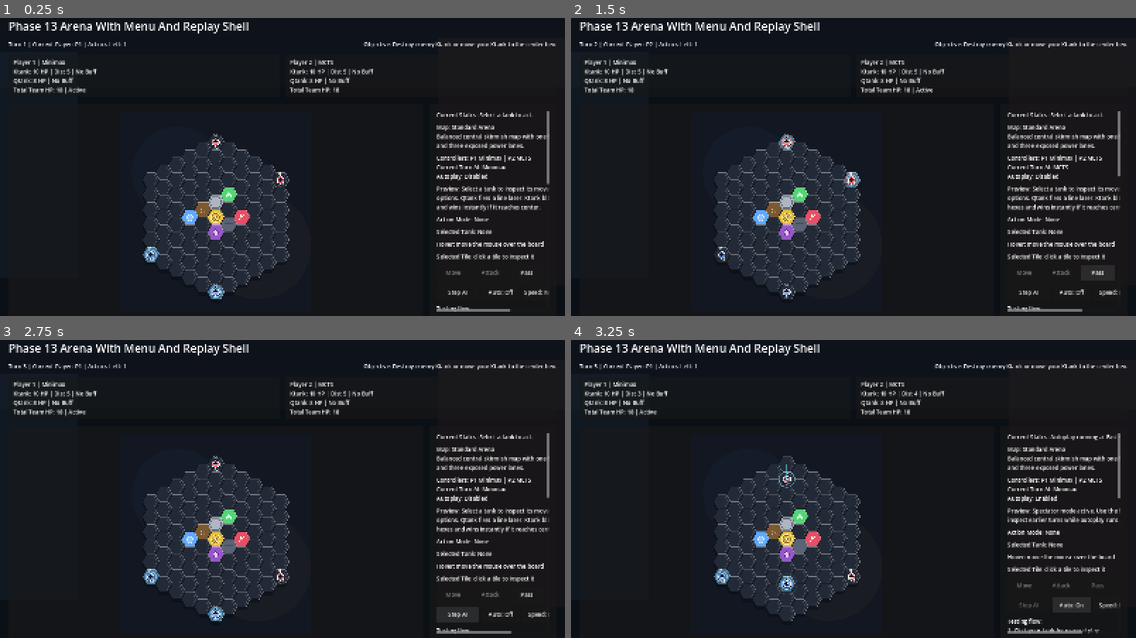
Above: before the commit, frames 1-4 (two rows, left to right).
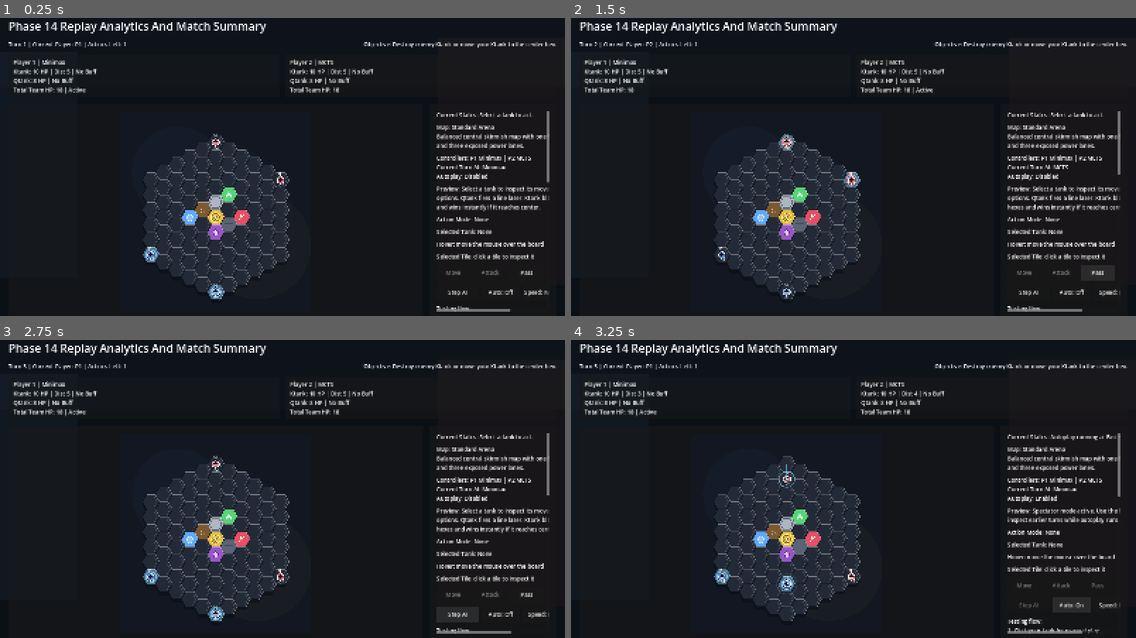
Above: after the commit, the same moments.

Repository: Arvi-Saleque/Hex-Siege-Arena
Game: Godot game, scene res://scenes/match/match_root.tscn
Two runs of this game, one before a commit and one after it. Both use one fixed random seed, a clock stepped at 60 frames per second and the inputs below. This scene is started directly instead of the project's main scene. Sound files missing from this copy of the repository are replaced by a short silence.
Inputs:
- Up to frame 1 (0.25 s): no input
- Up to frame 2 (1.5 s): click "Speed: Normal" at 0.5 s; click "Pass" at 1.25 s
- Up to frame 3 (2.75 s): click "Step AI" at 2 s
- Up to frame 4 (3.25 s): click "Auto: Off" at 2.75 s

The runs differ from the first frame. In frame 1, 0.7% of the frame differs, in the area x 9-98%, y 1-56%; in frame 2, 0.7%; in frame 3, 0.7%; in frame 4, 0.7%.

Commit message:
phase14: add replay analytics and post-match summary

Diff:
--- a/scripts/core/app_state.gd
+++ b/scripts/core/app_state.gd
@@ -5,8 +5,8 @@
 const DEFAULT_REPLAY_SCENE := "res://scenes/replay/replay_shell.tscn"
 const DEFAULT_SETTINGS_SCENE := "res://scenes/settings/settings_root.tscn"
 
-var project_phase: int = 13
-var build_label: String = "phase13-menu-settings-and-replay-shell"
+var project_phase: int = 14
+var build_label: String = "phase14-replay-analytics-and-post-match"
 var current_match_config: MatchConfig = MatchConfig.new()
 var current_replay: ReplayRecord = ReplayRecord.new()
 var last_action_explanation: ActionExplanation = ActionExplanation.new()
--- /dev/null
+++ b/scripts/replay/replay_analytics.gd
@@ -0,0 +1,107 @@
+class_name ReplayAnalytics
+extends RefCounted
+
+
+static func build_summary(replay: ReplayRecord) -> Dictionary:
+	var summary: Dictionary = {
+		"winner_label": replay.winner_label if replay.winner_label != "" else "Pending",
+		"map_name": str(replay.metadata.get("map_name", "Unknown Map")),
+		"total_turns": replay.turns.size(),
+		"player_damage": {1: 0, 2: 0},
+		"pickups": {1: 0, 2: 0},
+		"extra_actions": {1: 0, 2: 0},
+		"tank_kills": {1: 0, 2: 0},
+		"attack_actions": {1: 0, 2: 0},
+		"move_actions": {1: 0, 2: 0},
+		"pass_actions": {1: 0, 2: 0},
+		"ai_time_ms": {1: [], 2: []},
+		"win_reason": "Unfinished",
+	}
+
+	for turn_data: Dictionary in replay.turns:
+		var player_id: int = int(turn_data.get("player", 0))
+		var action_type: int = int(turn_data.get("action_type", -1))
+		var metrics: Dictionary = turn_data.get("metrics", {})
+		var events: Array = turn_data.get("event_data", [])
+
+		match action_type:
+			GameTypes.ActionType.MOVE:
+				_increment_bucket(summary["move_actions"], player_id)
+			GameTypes.ActionType.ATTACK:
+				_increment_bucket(summary["attack_actions"], player_id)
+			GameTypes.ActionType.PASS:
+				_increment_bucket(summary["pass_actions"], player_id)
+			_:
+				pass
+
+		if metrics.has("elapsed_ms"):
+			var timing_bucket: Dictionary = summary["ai_time_ms"]
+			var times: Array = timing_bucket.get(player_id, [])
+			times.append(float(metrics.get("elapsed_ms", 0.0)))
+			timing_bucket[player_id] = times
+
+		for event_item: Dictionary in events:
+			var event_name: String = str(event_item.get("event_name", ""))
+			var payload: Dictionary = event_item.get("payload", {})
+			match event_name:
+				"hit_tank":
+					_increment_bucket(summary["player_damage"], player_id, int(payload.get("damage", 0)))
+				"power_up":
+					_increment_bucket(summary["pickups"], player_id)
+				"extra_action_granted":
+					_increment_bucket(summary["extra_actions"], int(payload.get("player", player_id)))
+				"tank_destroyed":
+					_increment_bucket(summary["tank_kills"], player_id)
+				"win_center":
+					summary["win_reason"] = "Center Capture"
+				"win_ktank_destroyed":
+					summary["win_reason"] = "Enemy Ktank Destroyed"
+				"draw_turn_limit":
+					summary["win_reason"] = "Turn Limit Draw"
+				"draw_repetition":
+					summary["win_reason"] = "Repetition Draw"
+				_:
+					pass
+
+	summary["avg_ai_time_ms"] = {
+		1: _average_time(summary["ai_time_ms"].get(1, [])),
+		2: _average_time(summary["ai_time_ms"].get(2, [])),
+	}
+	return summary
+
+
+static func format_summary_text(summary: Dictionary) -> String:
+	var damage_bucket: Dictionary = summary.get("player_damage", {})
+	var pickup_bucket: Dictionary = summary.get("pickups", {})
+	var extra_bucket: Dictionary = summary.get("extra_actions", {})
+	var kill_bucket: Dictionary = summary.get("tank_kills", {})
+	var avg_bucket: Dictionary = summary.get("avg_ai_time_ms", {})
+	return "Winner: %s\nMap: %s\nWin Condition: %s\nTurns Recorded: %d\n\nP1 Damage: %d | Pickups: %d | Extra Actions: %d | Kills: %d\nP2 Damage: %d | Pickups: %d | Extra Actions: %d | Kills: %d\n\nP1 Avg Think Time: %.0f ms\nP2 Avg Think Time: %.0f ms" % [
+		str(summary.get("winner_label", "Pending")),
+		str(summary.get("map_name", "Unknown Map")),
+		str(summary.get("win_reason", "Unfinished")),
+		int(summary.get("total_turns", 0)),
+		int(damage_bucket.get(1, 0)),
+		int(pickup_bucket.get(1, 0)),
+		int(extra_bucket.get(1, 0)),
+		int(kill_bucket.get(1, 0)),
+		int(damage_bucket.get(2, 0)),
+		int(pickup_bucket.get(2, 0)),
+		int(extra_bucket.get(2, 0)),
+		int(kill_bucket.get(2, 0)),
+		float(avg_bucket.get(1, 0.0)),
+		float(avg_bucket.get(2, 0.0)),
+	]
+
+
+static func _increment_bucket(bucket: Dictionary, key: int, amount: int = 1) -> void:
+	bucket[key] = int(bucket.get(key, 0)) + amount
+
+
+static func _average_time(values: Array) -> float:
+	if values.is_empty():
+		return 0.0
+	var total: float = 0.0
+	for value: Variant in values:
+		total += float(value)
+	return total / float(values.size())
--- a/scripts/ui/match_root.gd
+++ b/scripts/ui/match_root.gd
@@ -19,6 +19,7 @@
 var _explanation_label: Label
 var _preview_label: Label
 var _stats_label: Label
+var _post_match_label: Label
 var _player_one_label: Label
 var _player_two_label: Label
 var _event_log: RichTextLabel
@@ -84,7 +85,7 @@
 	root_margin.add_child(layout)
 
 	var title = Label.new()
-	title.text = "Phase 13 Arena With Menu And Replay Shell"
+	title.text = "Phase 14 Replay Analytics And Match Summary"
 	title.add_theme_font_size_override("font_size", 32)
 	layout.add_child(title)
 
@@ -299,6 +300,10 @@
 	_stats_label = Label.new()
 	_stats_label.autowrap_mode = TextServer.AUTOWRAP_WORD_SMART
 	sidebar_layout.add_child(_stats_label)
+
+	_post_match_label = Label.new()
+	_post_match_label.autowrap_mode = TextServer.AUTOWRAP_WORD_SMART
+	sidebar_layout.add_child(_post_match_label)
 
 	var history_title = Label.new()
 	history_title.text = "Turn History"
@@ -349,6 +354,7 @@
 	_explanation_label.text = _explanation_text()
 	_preview_label.text = _preview_text()
 	_stats_label.text = _stats_text()
+	_post_match_label.text = _post_match_text()
 	_autoplay_button.text = "Auto: %s" % ("On" if _autoplay_enabled else "Off")
 	_speed_button.text = "Speed: %s" % AUTOPLAY_SPEED_LABELS[_autoplay_speed_index]
 
@@ -662,6 +668,7 @@
 	if _game_state.game_over:
 		_disable_autoplay()
 		AppState.current_replay.winner_label = _winner_label()
+		AppState.current_replay.metadata["winner_label"] = AppState.current_replay.winner_label
 	AppState.last_action_explanation = explanation
 	EventBus.action_explanation_updated.emit(explanation)
 	_record_turn_snapshot(acting_turn, acting_player, source_label, action, explanation)
@@ -670,8 +677,13 @@
 
 func _record_turn_snapshot(acting_turn: int, acting_player: int, source_label: String, action: ActionData, explanation: ActionExplanation) -> void:
 	var event_lines: Array[String] = []
+	var event_data: Array[Dictionary] = []
 	for event_item: GameEvent in _game_state.last_events:
 		event_lines.append(_format_event(event_item))
+		event_data.append({
+			"event_name": event_item.event_name,
+			"payload": event_item.payload.duplicate(true),
+		})
 
 	var snapshot: Dictionary = {
 		"turn": acting_turn,
@@ -684,6 +696,7 @@
 		"score": explanation.score,
 		"metrics": explanation.metrics.duplicate(true),
 		"events": event_lines,
+		"event_data": event_data,
 		"state_hash": _game_state.get_state_hash(),
 	}
 	AppState.current_replay.add_turn(snapshot)
@@ -818,13 +831,23 @@
 		return "Arena Stats: no recorded turns yet.\nUse Step AI or Auto to begin."
 
 	var latest: Dictionary = AppState.current_replay.turns[total_turns - 1]
-	return "Arena Stats: %d recorded turns\nLatest: T%d P%d via %s\nState Hash: %s" % [
+	var analytics: Dictionary = ReplayAnalytics.build_summary(AppState.current_replay)
+	var damage_bucket: Dictionary = analytics.get("player_damage", {})
+	return "Arena Stats: %d recorded turns\nLatest: T%d P%d via %s\nState Hash: %s\nDamage P1/P2: %d / %d" % [
 		total_turns,
 		latest.get("turn", 0),
 		latest.get("player", 0),
 		latest.get("source", "Unknown"),
 		latest.get("state_hash", ""),
+		int(damage_bucket.get(1, 0)),
+		int(damage_bucket.get(2, 0)),
 	]
+
+
+func _post_match_text() -> String:
+	if not _game_state.game_over:
+		return ""
+	return "Post-Match Summary:\n%s" % ReplayAnalytics.format_summary_text(ReplayAnalytics.build_summary(AppState.current_replay))
 
 
 func _objective_text() -> String:
--- a/scripts/ui/replay_shell.gd
+++ b/scripts/ui/replay_shell.gd
@@ -7,6 +7,7 @@
 var _restart_button: Button
 var _turn_list: ItemList
 var _summary_label: Label
+var _analytics_label: Label
 var _detail_label: Label
 var _timer: Timer
 var _current_index: int = -1
@@ -38,13 +39,17 @@
 	root_margin.add_child(layout)
 
 	var title := Label.new()
-	title.text = "Replay Viewer"
+	title.text = "Replay Viewer And Analytics"
 	title.add_theme_font_size_override("font_size", 32)
 	layout.add_child(title)
 
 	_summary_label = Label.new()
 	_summary_label.autowrap_mode = TextServer.AUTOWRAP_WORD_SMART
 	layout.add_child(_summary_label)
+
+	_analytics_label = Label.new()
+	_analytics_label.autowrap_mode = TextServer.AUTOWRAP_WORD_SMART
+	layout.add_child(_analytics_label)
 
 	var controls := HBoxContainer.new()
 	controls.add_theme_constant_override("separation", 10)
@@ -130,7 +135,8 @@
 	var map_name: String = str(replay.metadata.get("map_name", "Unknown Map"))
 	var p1_label: String = str(replay.metadata.get("player_one_controller", "Unknown"))
 	var p2_label: String = str(replay.metadata.get("player_two_controller", "Unknown"))
-	_summary_label.text = "Replay shell for the current recorded match.\nMap: %s | P1: %s | P2: %s | Turns: %d" % [map_name, p1_label, p2_label, replay.turns.size()]
+	_summary_label.text = "Replay shell for the current recorded match.\nMap: %s | P1: %s | P2: %s | Turns: %d | Winner: %s" % [map_name, p1_label, p2_label, replay.turns.size(), replay.winner_label if replay.winner_label != "" else "Pending"]
+	_analytics_label.text = ReplayAnalytics.format_summary_text(ReplayAnalytics.build_summary(replay))
 
 	_turn_list.clear()
 	for index in range(replay.turns.size()):
@@ -139,6 +145,7 @@
 
 	if replay.turns.is_empty():
 		_detail_label.text = "No replay data yet. Play a match first, then come back here to browse the recorded turns."
+		_analytics_label.text = ""
 		_play_button.disabled = true
 		_step_button.disabled = true
 		_restart_button.disabled = true
@@ -158,6 +165,7 @@
 	_turn_list.select(_current_index)
 	var turn_data: Dictionary = replay.turns[_current_index]
 	var metrics: Dictionary = turn_data.get("metrics", {})
+	var timeline_position: String = "Replay Position: %d / %d" % [_current_index + 1, replay.turns.size()]
 	_detail_label.text = "Turn %d | Player %d\nSource: %s\nSummary: %s\nScore: %.2f\nMetrics: %s\nState Hash: %s\n\nEvents:\n%s" % [
 		int(turn_data.get("turn", 0)),
 		int(turn_data.get("player", 0)),
@@ -168,6 +176,7 @@
 		str(turn_data.get("state_hash", "")),
 		"\n".join(_string_array(turn_data.get("events", []))),
 	]
+	_detail_label.text = "%s\n\n%s" % [timeline_position, _detail_label.text]
 
 
 func _string_array(values: Array) -> Array[String]:
--- a/scripts/ui/settings_root.gd
+++ b/scripts/ui/settings_root.gd
@@ -47,7 +47,7 @@
 	layout.add_child(title)
 
 	var description := Label.new()
-	description.text = "Phase 13 adds live audio controls and a cleaner shell around the arena. These sliders update the current session immediately."
+	description.text = "This shell now includes live audio controls around the arena experience. These sliders update the current session immediately."
 	description.autowrap_mode = TextServer.AUTOWRAP_WORD_SMART
 	layout.add_child(description)
 
Not shown, added: scripts/core/audio_manager.gd.uid
Not shown, added: scripts/ui/replay_shell.gd.uid
Not shown, changed: update.md
